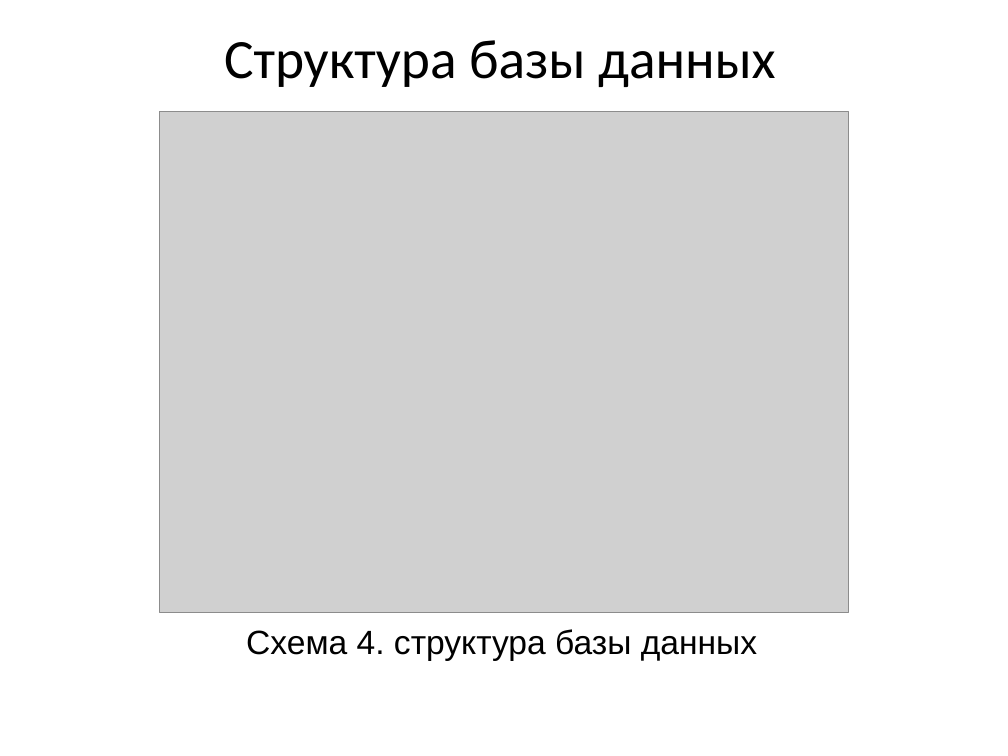
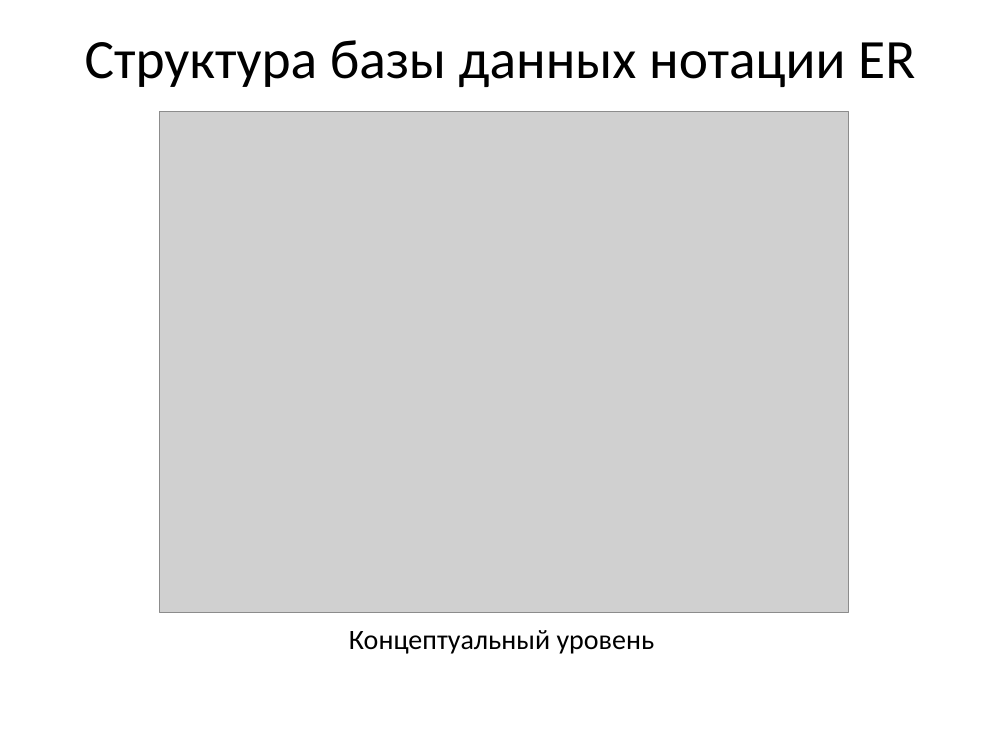
Before and after one commit to vadimgilka/-arRatingWebsite, a slide deck: slide 15 of Documentation/My documentation/Predzashita_Gailevich.pptx (slide 17 before the commit). Drawn at 1008x756 pixels with LibreOffice and Linux fonts; fonts in the diff are those of the drawing; grey boxes stand for pictures. Boxes give left, top, right and bottom in pixels: in the first picture for what was removed or moved away, otherwise in the second. Text is boxed around its words. In the diff, an @@ line names an element or a change of style, - is before the commit and + after.

```diff
--- a/Documentation/My documentation/Predzashita_Gailevich.pptx
+++ b/Documentation/My documentation/Predzashita_Gailevich.pptx
@@ title at (85, 40, 915, 87): text changed @@
-Структура базы данных
+Структура базы данных нотации ER
@@ subtitle at (349, 630, 655, 654): text changed; size 24 to 20 pt; font Arial to Calibri @@
-Схема 4. структура базы данных
+Концептуальный уровень
```
Also in this commit, not shown: 8 other slides changed, 1 slide added, 3 slides removed.
